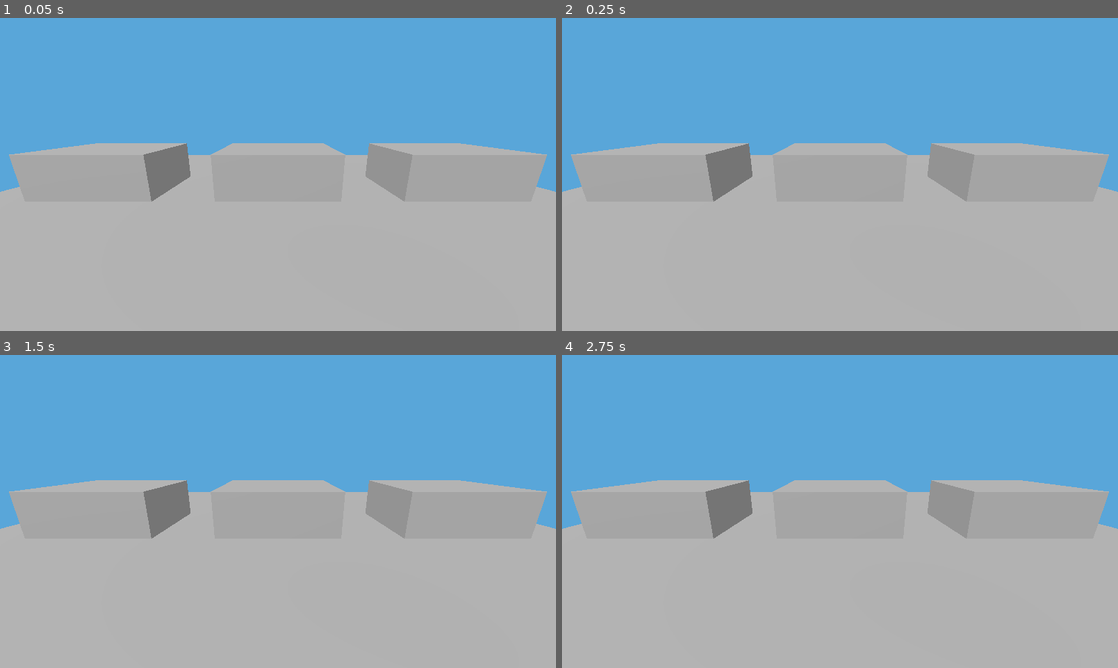
Above: before the commit, frames 1-4 (two rows, left to right).
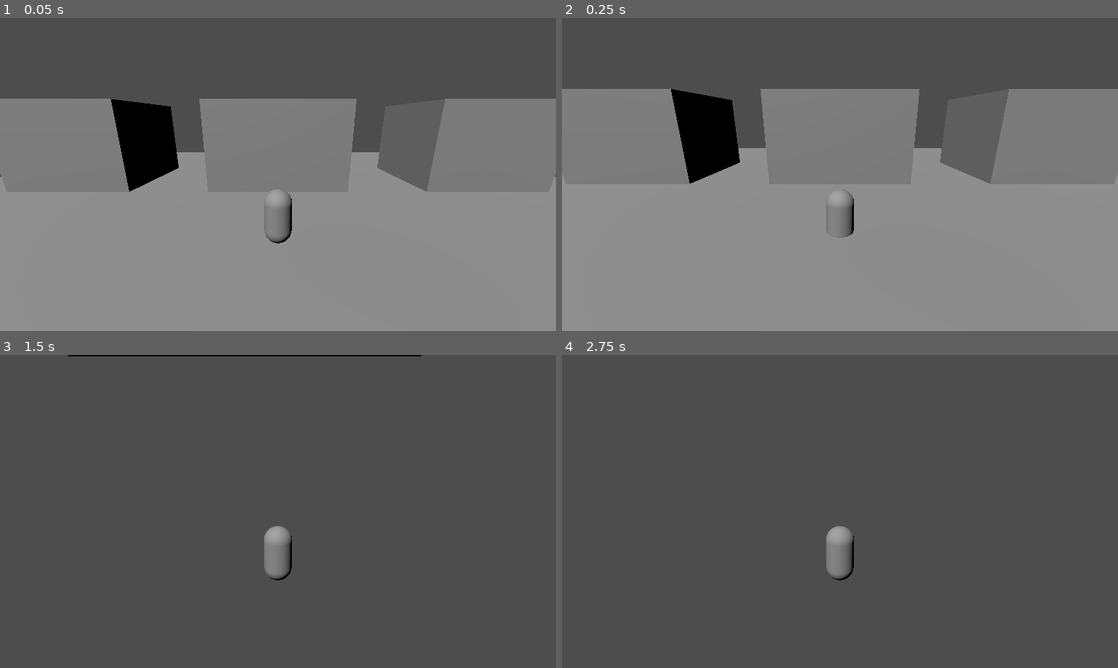
Above: after the commit, the same moments.

Repository: felipegonca060-web/GoiasRP-SAMP
Game: Godot game, scene res://Main.tscn
Two runs of this game, one before a commit and one after it. Both use one fixed random seed, a clock stepped at 60 frames per second and the inputs below.
Inputs:
- Up to frame 1 (0.05 s): no input
- Up to frame 2 (0.25 s): no input
- Up to frame 3 (1.5 s): tap Enter (ui_accept) at 0.5, 0.77 s; hold Right (ui_right) 0.53-1.28 s; hold Down (ui_down) from 1.28 s (still down)
- Up to frame 4 (2.75 s): tap Enter (ui_accept) at 1.52, 2 s; release Down (ui_down) at 2.03 s; hold Right (ui_right) from 2.03 s (still down)

The runs differ from the first frame. In frame 1, 97% of the frame differs, in the area x 0-100%, y 0-100%; in frame 2, 95%; in frame 3, 100%; in frame 4, 100%.

Commit message:
Modify Main.tscn to include player and buildings
Updated scene configuration and added player character with camera.

Diff:
--- a/game3d/Main.tscn
+++ b/game3d/Main.tscn
@@ -1,19 +1,19 @@
-[gd_scene load_steps=2 format=3]
+[gd_scene load_steps=4 format=3]
 
-[sub_resource type="Environment" id="Environment_main"]
-background_mode = 1
-background_color = Color(0.35, 0.65, 0.85, 1)
-ambient_light_source = 3
-ambient_light_color = Color(1, 1, 1, 1)
-ambient_light_energy = 0.7
+[ext_resource type="Script" path="res://Player.gd" id="1_player"]
+
+[sub_resource type="CapsuleMesh" id="CapsuleMesh_player"]
+height = 1.8
+radius = 0.45
+
+[sub_resource type="CapsuleShape3D" id="CapsuleShape_player"]
+height = 1.8
+radius = 0.45
 
 [node name="GoiasRolePlay" type="Node3D"]
 
-[node name="Environment" type="WorldEnvironment" parent="."]
-environment = SubResource("Environment_main")
-
 [node name="Camera3D" type="Camera3D" parent="."]
-position = Vector3(0, 5, 10)
+position = Vector3(0, 4, 8)
 rotation_degrees = Vector3(-15, 0, 0)
 current = true
 
@@ -25,14 +25,29 @@
 position = Vector3(0, -1, 0)
 size = Vector3(40, 2, 40)
 
-[node name="CityBlock" type="CSGBox3D" parent="."]
-position = Vector3(0, 1, -5)
-size = Vector3(8, 4, 6)
+[node name="Building1" type="CSGBox3D" parent="."]
+position = Vector3(0, 2, -8)
+size = Vector3(8, 6, 6)
 
-[node name="CityBlock2" type="CSGBox3D" parent="."]
-position = Vector3(12, 1, -5)
-size = Vector3(8, 4, 6)
+[node name="Building2" type="CSGBox3D" parent="."]
+position = Vector3(12, 2, -8)
+size = Vector3(7, 6, 6)
 
-[node name="CityBlock3" type="CSGBox3D" parent="."]
-position = Vector3(-12, 1, -5)
-size = Vector3(8, 4, 6)
+[node name="Building3" type="CSGBox3D" parent="."]
+position = Vector3(-12, 2, -8)
+size = Vector3(7, 6, 6)
+
+[node name="Player" type="CharacterBody3D" parent="."]
+position = Vector3(0, 1, 0)
+script = ExtResource("1_player")
+
+[node name="Mesh" type="MeshInstance3D" parent="Player"]
+mesh = SubResource("CapsuleMesh_player")
+
+[node name="CollisionShape3D" type="CollisionShape3D" parent="Player"]
+shape = SubResource("CapsuleShape_player")
+
+[node name="PlayerCamera" type="Camera3D" parent="Player"]
+position = Vector3(0, 3, 6)
+rotation_degrees = Vector3(-15, 0, 0)
+current = true
